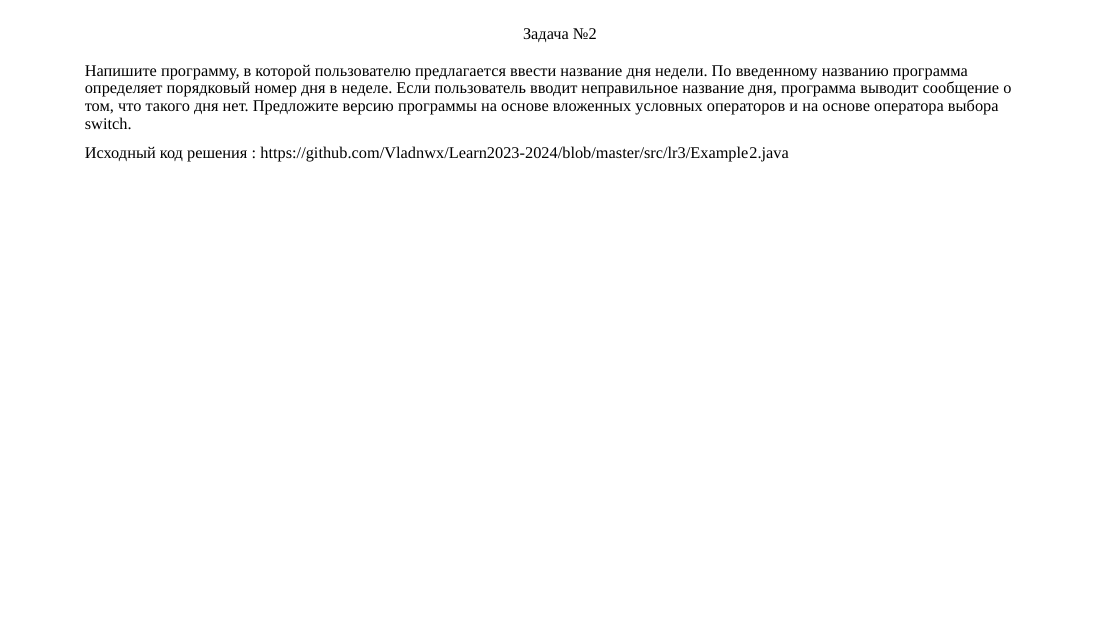
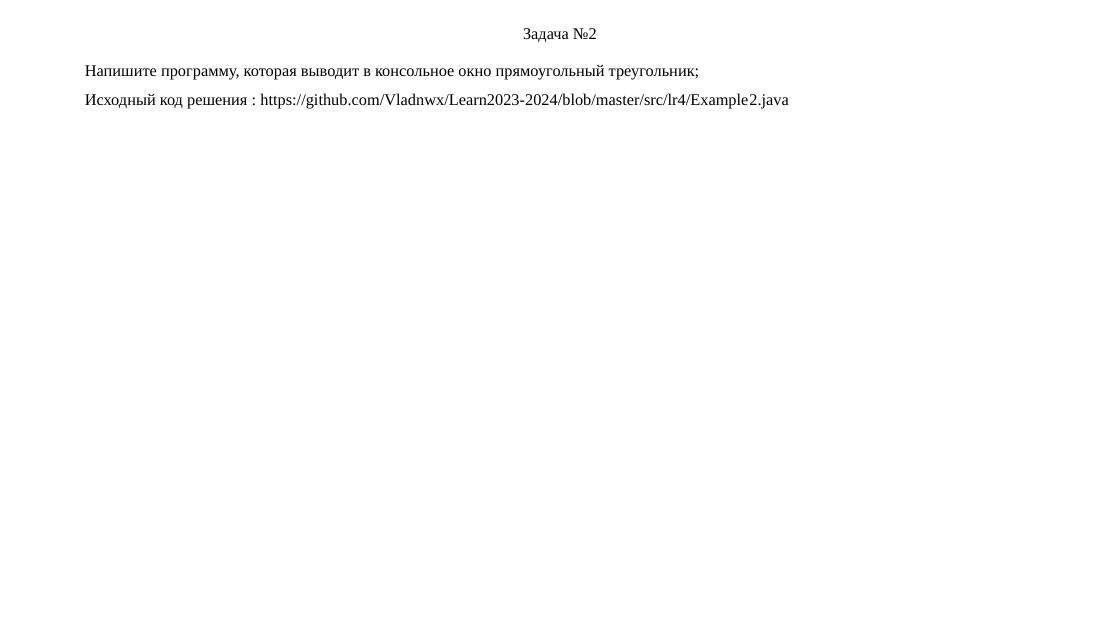
Before and after one commit to Vladnwx/Learn2023-2024, a slide deck: slide 4 of src/lr4/РИЗ-130916у Савельев В.Н. Отчет о выполнении ЛР4.pptx. Drawn at 1120x630 pixels with LibreOffice and Linux fonts; fonts in the diff are those of the drawing. Boxes give left, top, right and bottom in pixels: in the first picture for what was removed or moved away, otherwise in the second. Text is boxed around its words. In the diff, an @@ line names an element or a change of style, - is before the commit and + after.

```diff
--- a/src/lr4/РИЗ-130916у Савельев В.Н. Отчет о выполнении ЛР4.pptx
+++ b/src/lr4/РИЗ-130916у Савельев В.Н. Отчет о выполнении ЛР4.pptx
@@ text at (85, 64, 788, 109): text changed @@
-Напишите программу, в которой пользователю предлагается ввести название дня недели. По введенному названию программа определяет порядковый номер дня в неделе. Если пользователь вводит неправильное название дня, программа выводит сообщение о том, что такого дня нет. Предложите версию программы на основе вложенных условных операторов и на основе оператора выбора switch.
-Исходный код решения : https://github.com/Vladnwx/Learn2023-2024/blob/master/src/lr3/Example2.java
+Напишите программу, которая выводит в консольное окно прямоугольный треугольник;
+Исходный код решения : https://github.com/Vladnwx/Learn2023-2024/blob/master/src/lr4/Example2.java
```
Also in this commit, not shown: 10 other slides changed, 1 slide removed.
